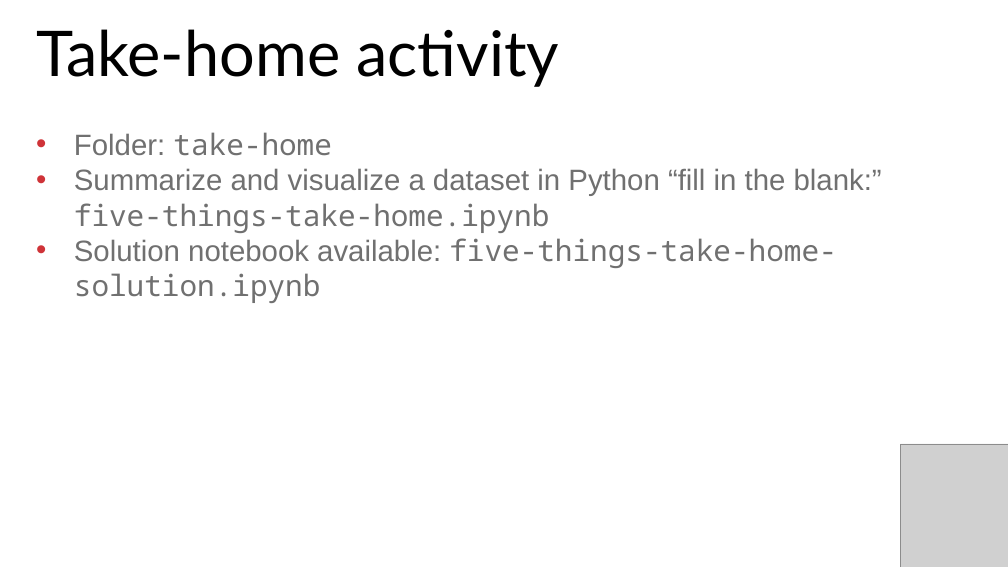
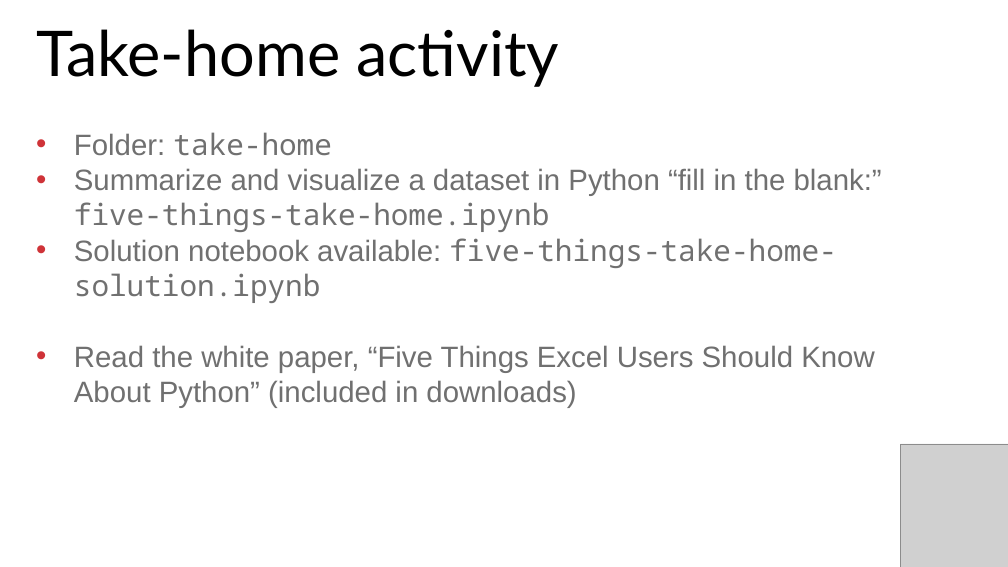
Before and after one commit to stringfestdata/aina-getting-started-python, a slide deck: slide 23 of aina-getting-started-python.pptx. Drawn at 1008x567 pixels with LibreOffice and Linux fonts; fonts in the diff are those of the drawing; grey boxes stand for pictures. Boxes give left, top, right and bottom in pixels: in the first picture for what was removed or moved away, otherwise in the second. Text is boxed around its words. In the diff, an @@ line names an element or a change of style, - is before the commit and + after.

```diff
--- a/aina-getting-started-python.pptx
+++ b/aina-getting-started-python.pptx
@@ text at (74, 345, 874, 408): paragraph added @@
+• Read the white paper, “Five Things Excel Users Should Know About Python” (included in downloads)
```
Also in this commit, not shown: 2 other files.
